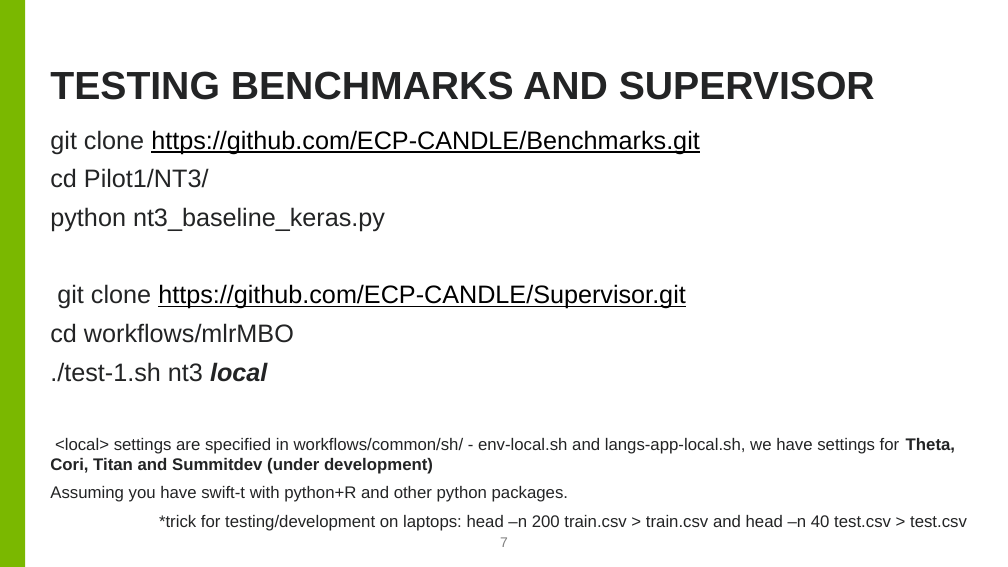
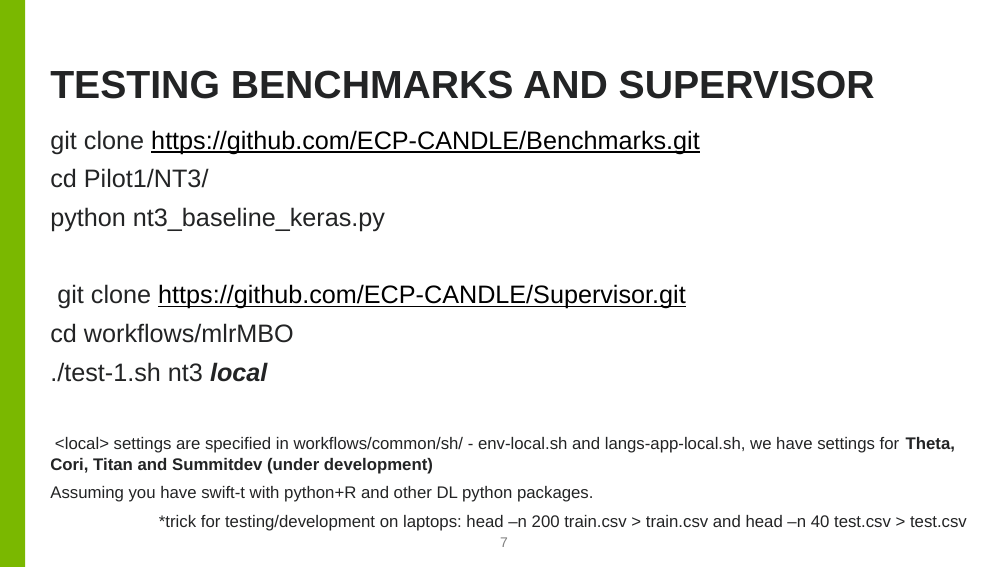
Before and after one commit to brettin/candle_tutorials, a slide deck: slide 7 of Topics/1_migrating_your_DNN_to_candle/CANDLE_Compliant_DNN.pptx. Drawn at 1008x567 pixels with LibreOffice and Linux fonts; fonts in the diff are those of the drawing; background and template pictures are left out. Boxes give left, top, right and bottom in pixels: in the first picture for what was removed or moved away, otherwise in the second. Text is boxed around its words. In the diff, an @@ line names an element or a change of style, - is before the commit and + after.

```diff
--- a/Topics/1_migrating_your_DNN_to_candle/CANDLE_Compliant_DNN.pptx
+++ b/Topics/1_migrating_your_DNN_to_candle/CANDLE_Compliant_DNN.pptx
@@ text at bbox=[50, 486, 593, 502]: text changed @@
-Assuming you have swift-t with python+R and other python packages.
+Assuming you have swift-t with python+R and other DL python packages.
```
Also in this commit, not shown: 6 other slides changed.
